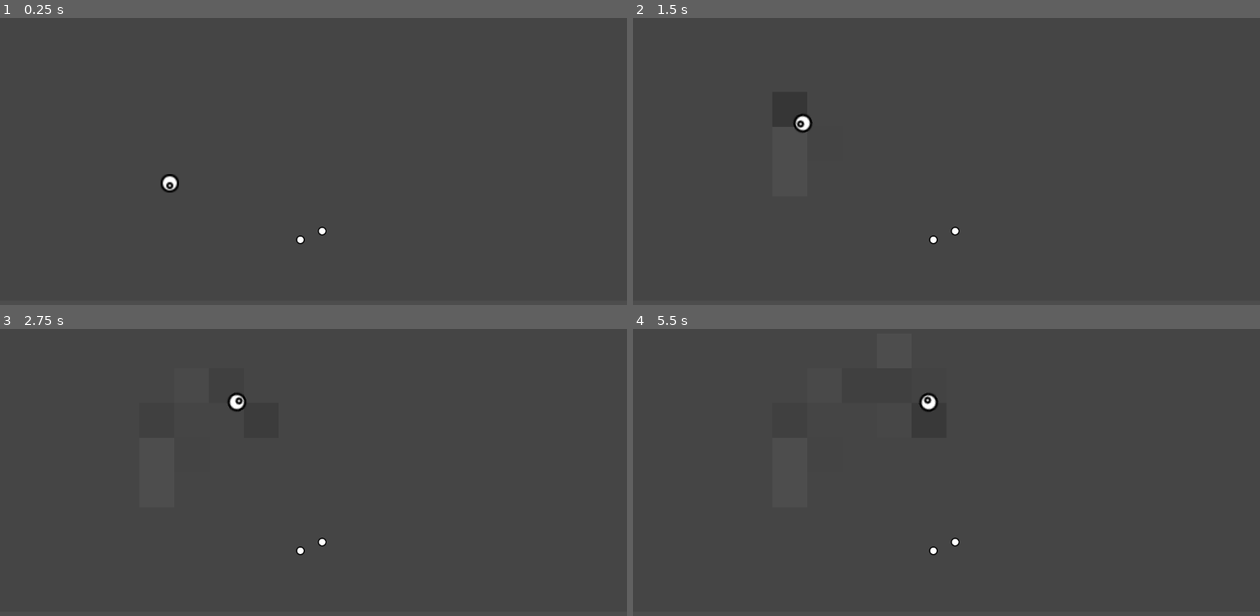
Above: before the commit, frames 1-4 (two rows, left to right).
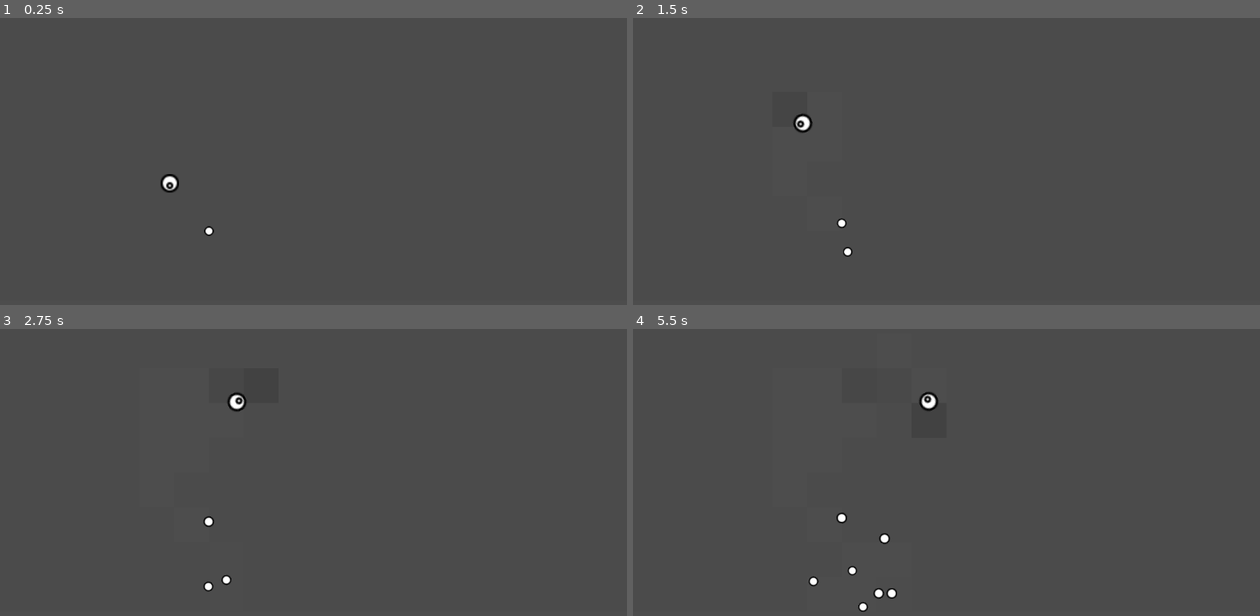
Above: after the commit, the same moments.

Repository: hevesg/bacteria
Game: Godot game, scene res://scenes/game/game.tscn
Two runs of this game, one before a commit and one after it. Both use one fixed random seed, a clock stepped at 60 frames per second and the inputs below.
Inputs:
- Up to frame 1 (0.25 s): no input
- Up to frame 2 (1.5 s): tap Enter at 0.5 s
- Up to frame 3 (2.75 s): no input
- Up to frame 4 (5.5 s): no input

The runs differ from the first frame. In frame 1, 0.1% of the frame differs, in the area x 32-53%, y 72-79%; in frame 2, 0.1%; in frame 3, 0.2%; in frame 4, 0.5%, in the area x 28-53%, y 21-99%.

Commit message:
algae added to ecosystem

Diff:
--- a/globals.gd
+++ b/globals.gd
@@ -1,7 +1,7 @@
 extends Node
 
-const ENERGY_PER_SIZE: int = 10e3
-const ENERGY_TRANSFER_AMOUNT = 10e2
+const ENERGY_PER_SIZE: int = int(10e3)
+const ENERGY_TRANSFER_AMOUNT: int = int(10e1)
 
-const AREA_SIZE: int = 64
-const HALF_AREA_SIZE: int = AREA_SIZE / 2
+const AREA_SIZE: float = 64.0
+const HALF_AREA_SIZE: float = AREA_SIZE / 2
--- /dev/null
+++ b/scenes/algae/algae.gd
@@ -0,0 +1,53 @@
+class_name Algae extends Particle
+
+const ALGAE_SCENE: PackedScene = preload("res://scenes/algae/algae.tscn")
+
+var split_energy: int = 2 * 10e3
+var alive: bool = true:
+	set(value):
+		alive = value
+		if not alive and sprite:
+			sprite.modulate = Color(1.0,1.0,1.0,0.5)
+
+func _process(delta: float) -> void:
+	if alive:
+		energy += _suckEnergy(delta * 10e3)
+		energy -= delta * 10e2
+		if energy >= split_energy:
+			split()
+		if energy <= 0:
+			alive = false
+	else:
+		if _cumulative_energy > 0:
+			_cumulative_energy -= _rot(delta * 10e2)
+		else:
+			queue_free()
+
+func _suckEnergy(amount: int) -> int:
+	if current_area:
+		amount = clampi(amount, 0, current_area.energy)
+		current_area.energy -= amount
+		return amount
+	else:
+		return 0
+
+func _rot(amount: int) -> int:
+	if current_area:
+		amount = clampi(amount, 0, _cumulative_energy)
+		current_area.energy += amount
+		return amount
+	else:
+		return 0
+
+func split() -> void:
+	half()
+	var new_algae = ALGAE_SCENE.instantiate()
+	new_algae.position.x = position.x + 10.0
+	new_algae.position.y = position.y + 10.0
+	new_algae.rotation = rotation - PI
+	new_algae.energy = energy
+	apply_impulse(Vector2.UP.rotated(rotation) * 10e1 * mass)
+	apply_torque_impulse(randf_range(-10e2, 10e2))
+	get_parent().add_child(new_algae)
+	new_algae.apply_impulse(Vector2.UP.rotated(new_algae.rotation) * 10e1 * new_algae.mass)
+	new_algae.apply_torque_impulse(randf_range(-10e2, 10e2))
--- /dev/null
+++ b/scenes/algae/algae.tscn
@@ -0,0 +1,17 @@
+[gd_scene load_steps=4 format=3 uid="uid://cse11so7v7j4d"]
+
+[ext_resource type="Script" uid="uid://bst5xo8gbpwk3" path="res://scenes/algae/algae.gd" id="1_np3o0"]
+[ext_resource type="Texture2D" uid="uid://h4wu4b3kf8jr" path="res://assets/particle.svg" id="2_rg6q6"]
+
+[sub_resource type="CircleShape2D" id="CircleShape2D_7qnq6"]
+radius = 8.0
+
+[node name="Algae" type="RigidBody2D"]
+script = ExtResource("1_np3o0")
+metadata/_custom_type_script = "uid://bl4gb5krhg84t"
+
+[node name="Sprite" type="Sprite2D" parent="."]
+texture = ExtResource("2_rg6q6")
+
+[node name="Collision" type="CollisionShape2D" parent="."]
+shape = SubResource("CircleShape2D_7qnq6")
--- a/scenes/dish_area/dish_area.gd
+++ b/scenes/dish_area/dish_area.gd
@@ -13,7 +13,7 @@
 				1.0,
 				1.0,
 				1.0,
-				energy / 10e6)
+				energy / 10e5)
 
 func transfer_energy_to(amount: int, area: DishArea) -> void:
 	amount = clampi(amount, 0, energy)
--- a/scenes/game/game.tscn
+++ b/scenes/game/game.tscn
@@ -2,23 +2,28 @@
 
 [ext_resource type="PackedScene" uid="uid://bvwtl1p6udhdk" path="res://scenes/herbivore/herbivore.tscn" id="1_sul5r"]
 [ext_resource type="PackedScene" uid="uid://bjs1drfks6vxg" path="res://scenes/petri_dish/petri_dish.tscn" id="2_7h61r"]
-[ext_resource type="PackedScene" uid="uid://cxb44o3mcufg7" path="res://scenes/particle/particle.tscn" id="3_0sr1o"]
+[ext_resource type="PackedScene" uid="uid://cse11so7v7j4d" path="res://scenes/algae/algae.tscn" id="3_0sr1o"]
 
-[node name="Node2D" type="Node2D"]
+[node name="Game" type="Node2D"]
 
 [node name="PetriDish" parent="." instance=ExtResource("2_7h61r")]
 position = Vector2(576, 320)
 size = Vector2i(18, 10)
-
-[node name="Particle" parent="." instance=ExtResource("3_0sr1o")]
-position = Vector2(592, 512)
-energy = 10000
-
-[node name="Particle2" parent="." instance=ExtResource("3_0sr1o")]
-position = Vector2(552, 528)
-energy = 10000
+initial_energy_per_area = 20000
 
 [node name="Herbivore" parent="." instance=ExtResource("1_sul5r")]
 position = Vector2(312, 424)
 mass = 10.0
+gravity_scale = 0.0
+linear_damp = 1.0
 energy = 100000
+
+[node name="Algae" parent="." instance=ExtResource("3_0sr1o")]
+position = Vector2(384, 512)
+energy = 10000
+
+[node name="Algae2" parent="." instance=ExtResource("3_0sr1o")]
+position = Vector2(960, 256)
+
+[node name="Algae3" parent="." instance=ExtResource("3_0sr1o")]
+position = Vector2(192, 256)
--- a/scenes/herbivore/herbivore.tscn
+++ b/scenes/herbivore/herbivore.tscn
@@ -12,8 +12,6 @@
 
 [node name="Herbivore" type="RigidBody2D"]
 physics_material_override = SubResource("PhysicsMaterial_71fjf")
-gravity_scale = 0.0
-linear_damp = 1.0
 script = ExtResource("1_71fjf")
 
 [node name="Sprite" type="Sprite2D" parent="."]
--- a/scenes/particle/particle.gd
+++ b/scenes/particle/particle.gd
@@ -20,36 +20,40 @@
 
 		if Engine.is_editor_hint():
 			energy = value
-			mass = float(energy) / Globals.ENERGY_PER_SIZE
-			var new_scale = pow(mass, 1.0 / 3.0)
-			_update_scale(sprite, new_scale)
-			_update_scale(collision, new_scale)
+			_setMass(float(energy) / Globals.ENERGY_PER_SIZE)
 		else:
 			if energy <=  value:
 				_cumulative_energy += value - energy
 
 			energy = value
 
-			if energy / Globals.ENERGY_PER_SIZE >= mass:
-				mass = float(energy) / Globals.ENERGY_PER_SIZE
-				var new_scale = pow(mass, 1.0 / 3.0)
-				_update_scale(sprite, new_scale)
-				_update_scale(collision, new_scale)
+			if float(energy) / Globals.ENERGY_PER_SIZE >= mass:
+				_setMass(float(energy) / Globals.ENERGY_PER_SIZE)
 
 var current_area: DishArea = null:
 	set(value):
 		if current_area:
-			var force: float = int(linear_velocity.length() * mass)
+			var force: int = int(linear_velocity.length() * mass)
 			current_area.transfer_energy_to(
 				force * Globals.ENERGY_TRANSFER_AMOUNT,
 				value
 			)
 		current_area = value
+func half() -> void:
+	energy = energy / 2
+	_setMass(float(energy) / Globals.ENERGY_PER_SIZE)
 
 func _ready() -> void:
 	energy = energy
-	print(name, " is created with energy: ", energy, " Size: ", mass)
+	gravity_scale = 0
+	linear_damp = 1
 
 func _update_scale(node: Node2D,new_scale: float) -> void:
 	if node:
 		node.scale = Vector2.ONE * new_scale
+
+func _setMass(amount: float) -> void:
+	mass = amount
+	var new_scale = pow(mass, 1.0 / 3.0)
+	_update_scale(sprite, new_scale)
+	_update_scale(collision, new_scale)
--- a/scenes/particle/particle.tscn
+++ b/scenes/particle/particle.tscn
@@ -8,7 +8,6 @@
 
 [node name="Particle" type="RigidBody2D"]
 gravity_scale = 0.0
-linear_damp = 1.0
 script = ExtResource("1_devjn")
 
 [node name="Sprite" type="Sprite2D" parent="."]
--- a/scenes/petri_dish/petri_dish.gd
+++ b/scenes/petri_dish/petri_dish.gd
@@ -19,7 +19,7 @@
 		_update_walls()
 		_update_areas()
 
-@export_range(10e5, 10e6, 10e5)
+@export_range(10e3, 10e4, 10e3)
 var initial_energy_per_area: int = 10e5
 
 func _ready() -> void:
Not shown, added: scenes/algae/algae.gd.uid
